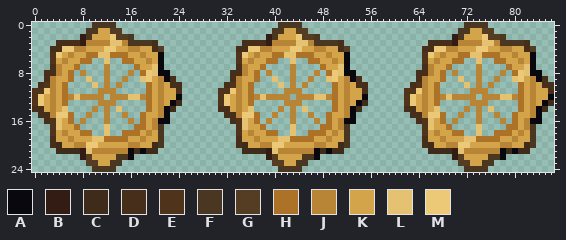
A sprite sheet gets an edit: Assets/_Sprites/UI/Interface Sante.png. The picture above was drawn from the file before the commit.
The file is 87x25 pixels. Colours within 5 levels of each other are drawn and written as one.
Palette (. is transparent): A #09080f  B #321c14  C #3e2b19  D #462e1a  E #4f331b  F #4a3721  G #543d22  H #ac7328  J #b88435  K #d3a449  L #e5c272  M #ebc976
Pixels before, first column x 0:
 0 ..........FFFF...........................FFFF...........................FFFF...........
 1 .........FFKKGG.........................FFKKGG.........................FFKKGG..........
 2 ........BFKKKMGGF......................BFKKKMGGF......................BFKKKMGGF........
 3 ....DDDDBJJJJLLJFFFFD..............DDDDBJJJJLLJFFFFD..............DDDDBJJJJLLJFFFFD....
 4 ...DDMMJJKKKMMKKJJKKDG............DDMMJJKKKMMKKJJKKDG............DDMMJJKKKMMKKJJKKDG...
 5 ...EMKJKKHHLLHHHKKJKKA............EMKJKKHHLLHHHKKJKKA............EMKJKKHHLLHHHKKJKKA...
 6 ...EKJKKHH..L..HHKKJKA............EKJKKHH..L..HHKKJKA............EKJKKHH..L..HHKKJKA...
 7 ...DJKKH....J....HKKLA............DJKKH....J....HKKLA............DJKKH....J....HKKLA...
 8 ..DDJKH.J...J...J.HMLAA..........DDJKH.J...J...J.HMLAA..........DDJKH.J...J...J.HMLAA..
 9 ..DJKKH..L..J..J..LMKJAD.........DJKKH..L..J..J..LMKJAD.........DJKKH..L..J..J..LMKJAD.
10 .DEJKH....L.J.J....HKJKDD.......DEJKH....L.J.J....HKJKDD.......DEJKH....L.J.J....HKJKDD
11 EEMJKH.....JJJ.....HKJKKD......EEMJKH.....JJJ.....HKJKKD......EEMJKH.....JJJ.....HKJKKD
12 EMKJKHJLJJJJ.JJJLLJHKJKKA......EMKJKHJLJJJJ.JJJLLJHKJKKA......EMKJKHJLJJJJ.JJJLLJHKJKKA
13 EMKJKH.....JJJ.....HKJKAC......EMKJKH.....JJJ.....HKJKAC......EMKJKH.....JJJ.....HKJKAC
14 DDKJKL....J.J.L....HKJAC.......DDKJKL....J.J.L....HKJAC.......DDKJKL....J.J.L....HKJAC.
15 .DDJMMH..J..J..J..HKKJA.........DDJMMH..J..J..J..HKKJA.........DDJMMH..J..J..J..HKKJA..
16 ..DELKH.J...J...J.HKJAA..........DELKH.J...J...J.HKJAA..........DELKH.J...J...J.HKJAA..
17 ...ELKKH....L....HHKJF............ELKKH....L....HHKJF............ELKKH....L....HHKJF...
18 ...EKJKKHH..L..HHHKJKF............EKJKKHH..L..HHHKJKF............EKJKKHH..L..HHHKJKF...
19 ...DKKJKKKLLHHHHKKJKKF............DKKJKKKLLHHHHKKJKKF............DKKJKKKLLHHHHKKJKKF...
20 ...DCKKJJMMKKKKKJJKKCF............DCKKJJMMKKKKKJJKKCF............DCKKJJMMKKKKKJJKKCF...
21 ....CCCCBLJJJJJJACACC..............CCCCBLJJJJJJACACC..............CCCCBLJJJJJJACACC....
22 ........BGKKKKFFA......................BGKKKKFFA......................BGKKKKFFA........
23 .........GGKKFF.........................GGKKFF.........................GGKKFF..........
24 ..........FFFF...........................FFFF...........................FFFF...........
After:
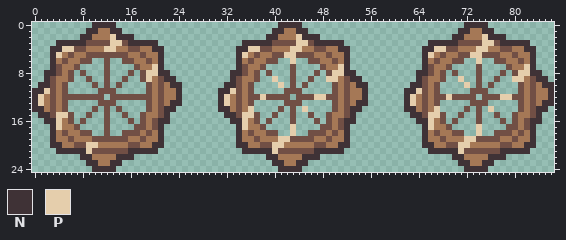
Colours new in this view: N #3f3236  P #e5ceac
From old to new:
colour J: #b88435 -> #714f45
colour K: #d3a449 -> #a57856
Changed rows in their new state; - is a pixel that keeps its letter.
first column x 0:
 0 ----------NNNN---------------------------NNNN---------------------------NNNN-----------
 1 ---------NN--NN-------------------------NN--NN-------------------------NN--NN----------
 2 --------NN---PNNN----------------------NN---PNNN----------------------NN---PNNN--------
 3 ----NNNNN----PP-NNNNN--------------NNNNN----PP-NNNNN--------------NNNNN----PP-NNNNN----
 4 ---NNPP-----PP------NN------------NNPP-----PP------NN------------NNPP-----PP------NN---
 5 ---NP----JJJJJJJ-----N------------NP----JJPPJJJ-----N------------NP----JJPPJJJ-----N---
 6 ---N----JJ--J--JJ----N------------N----JJ--P--JJ----N------------N----JJ--P--JJ----N---
 7 ---N---J---------J--PN------------N---J---------J--PN------------N---J---------J--PN---
 8 --NN--J-----------JPPNN----------NN--J-----------JPPNN----------NN--J-----------JPPNN--
 9 --N---J--J--------JP--NN---------N---J--P--------PP--NN---------N---J--P--------PP--NN-
10 -NN--J----J--------J---NN-------NN--J----P--------J---NN-------NN--J----P--------J---NN
11 NNP--J-------------J----N------NNP--J-------------J----N------NNP--J-------------J----N
12 NP---J-J--------JJ-J----N------NP---J-P--------PP-J----N------NP---J-P--------PP-J----N
13 NP---J-------------J---NN------NP---J-------------J---NN------NP---J-------------J---NN
14 NN---J--------J----J--NN-------NN---P--------P----J--NN-------NN---P--------P----J--NN-
15 -NN-PPJ-----------J---N---------NN-PPJ-----------J---N---------NN-PPJ-----------J---N--
16 --NNP-J-----------J--NN----------NNP-J-----------J--NN----------NNP-J-----------J--NN--
17 ---NP--J----J----JJ--N------------NP--J----P----JJ--N------------NP--J----P----JJ--N---
18 ---N----JJ--J--JJJ---N------------N----JJ--P--JJJ---N------------N----JJ--P--JJJ---N---
19 ---N------JJJJJJ-----N------------N------PPJJJJ-----N------------N------PPJJJJ-----N---
20 ---NN----PP---------NN------------NN----PP---------NN------------NN----PP---------NN---
21 ----NNNNNP------NNNNN--------------NNNNNP------NNNNN--------------NNNNNP------NNNNN----
22 --------NN----NNN----------------------NN----NNN----------------------NN----NNN--------
23 ---------NN--NN-------------------------NN--NN-------------------------NN--NN----------
24 ----------NNNN---------------------------NNNN---------------------------NNNN-----------
Changed places in both pictures, as pixel boxes (x1, y1, x2, y2):
changed: (32, 22, 182, 172)
changed: (218, 22, 368, 172)
changed: (404, 22, 554, 172)
